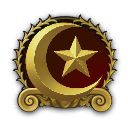
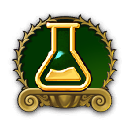
Revision of a layered w=128, h=128 image; what changed, layer by layer:
added layer "Pasted Layer #11" above "Pasted Layer #10" over [35, 21, 93, 92]
hid "Pasted Layer #8" over [25, 22, 103, 101]
showed "Pasted Layer #6" over [21, 20, 111, 101]
hid "Pasted Layer #5" over [21, 20, 111, 101]